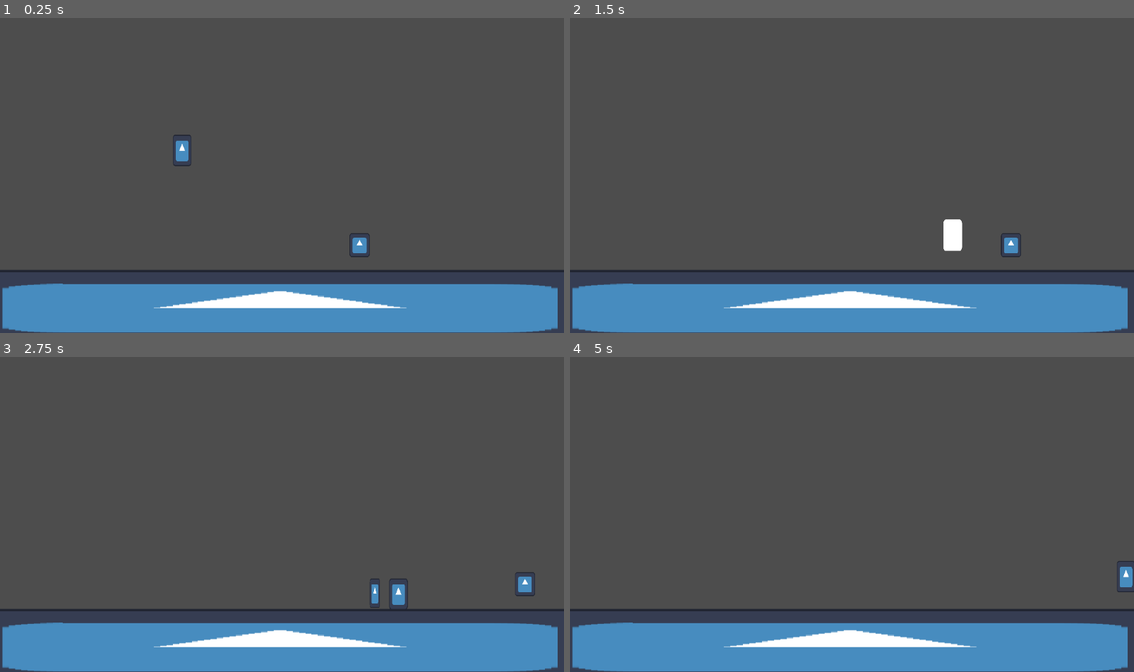
Above: before the commit, frames 1-4 (two rows, left to right).
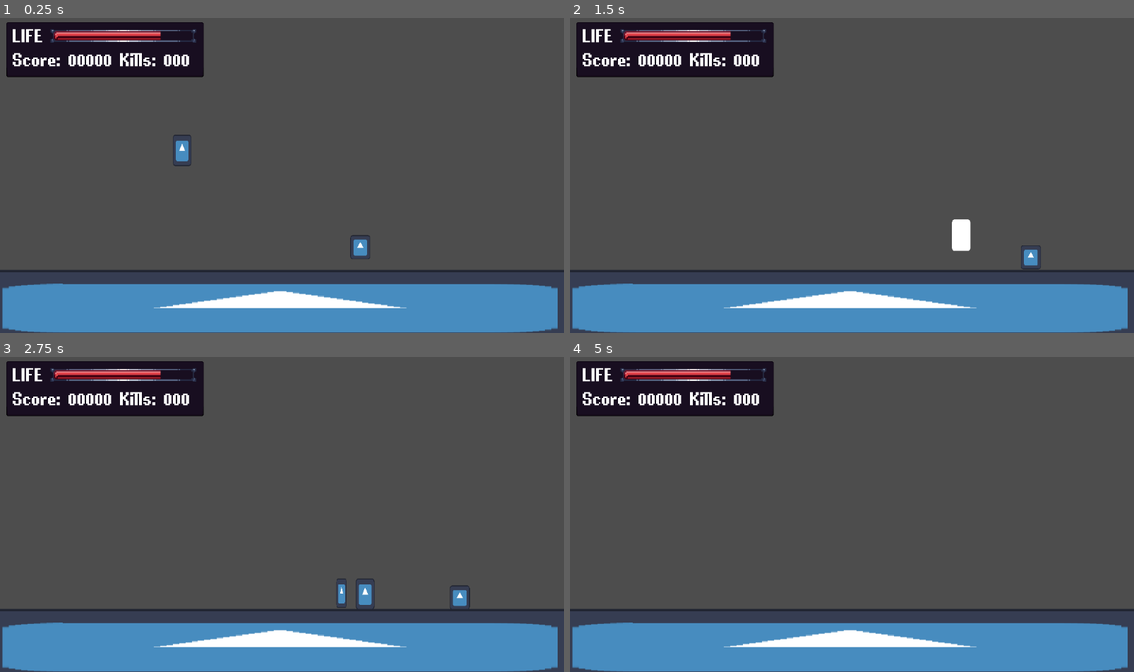
Above: after the commit, the same moments.

Repository: SamHam251/Tutle
Game: Godot game, scene res://scenes/game.tscn
Same seed, same stepped clock (60 frames per second), same inputs: the game is played once before the commit and once after it. The engine's default icon, where the game draws it, is replaced by a stand-in: a white triangle on a blue panel in a dark square.
Inputs (mouse positions are in pixels of both pictures, inside the frame that each line leads up to):
- Up to frame 1 (0.25 s): no input
- Up to frame 2 (1.5 s): tap Enter (ui_accept) at 0.5, 0.77 s; move the mouse to (976, 159) at 0.52 s; press the mouse at (976, 159) at 0.53 s; hold Right (ui_right) from 0.53 s (still down); move the mouse to (739, 191) at 1.27 s; release the mouse at (739, 191) at 1.28 s; right-click (739, 191) at 1.35 s
- Up to frame 3 (2.75 s): tap Enter (ui_accept) at 1.52 s; click (169, 530) at 1.55 s; move the mouse to (338, 445) at 2.02 s; release Right (ui_right) at 2.03 s; press the mouse at (338, 445) at 2.03 s; hold Left (ui_left) from 2.03 s (still down)
- Up to frame 4 (5 s): move the mouse to (823, 577) at 2.77 s; release Left (ui_left) at 2.78 s; release the mouse at (823, 577) at 2.78 s; hold Right (ui_right) 2.78-4.28 s; click (823, 577) at 2.85 s; tap Enter (ui_accept) at 3.02, 3.77, 4.25, 4.52 s; move the mouse to (1021, 561) at 3.52 s; press the mouse at (1021, 561) at 3.53 s; right-click (1021, 561) at 3.6 s; move the mouse to (682, 467) at 4.27 s; release the mouse at (682, 467) at 4.28 s; hold Left (ui_left) from 4.28 s (still down); click (682, 467) at 4.35 s

The runs differ from the first frame. In frame 1, 6.2% of the frame differs, in the area x 1-66%, y 1-77%; in frame 2, 6.7%; in frame 3, 6.9%, in the area x 1-95%, y 1-81%; in frame 4, 6.2%.

Commit message:
little bit of this little bit of that
whatever the fuck

Diff:
--- /dev/null
+++ b/assets/ui_label_settings.tres
@@ -0,0 +1,7 @@
+[gd_resource type="LabelSettings" format=3 uid="uid://dismhax8glg1o"]
+
+[ext_resource type="FontFile" uid="uid://c15qhfd8lcug1" path="res://assets/PixelPurl.ttf" id="1_rmovf"]
+
+[resource]
+font = ExtResource("1_rmovf")
+font_size = 48
--- a/scenes/enemy_testing.tscn
+++ b/scenes/enemy_testing.tscn
@@ -3,30 +3,31 @@
 [ext_resource type="Texture2D" uid="uid://barq67eed08is" path="res://icon.svg" id="1_ixrvs"]
 [ext_resource type="Script" uid="uid://cwjxbur18wy6m" path="res://scripts/enemy_testing.gd" id="1_qyon3"]
 
+[sub_resource type="RectangleShape2D" id="RectangleShape2D_g4v7s"]
+size = Vector2(38, 46)
+
 [sub_resource type="RectangleShape2D" id="RectangleShape2D_yf5fn"]
 size = Vector2(90, 89)
-
-[sub_resource type="RectangleShape2D" id="RectangleShape2D_g4v7s"]
-size = Vector2(42, 48)
 
 [node name="EnemyTesting" type="CharacterBody2D" unique_id=1303977691 groups=["SlashHitbox"]]
 script = ExtResource("1_qyon3")
 
-[node name="Hurtbox" type="Area2D" parent="." unique_id=1341506084]
-position = Vector2(0, 0.5)
-collision_layer = 5
-
-[node name="CollisionShape2D" type="CollisionShape2D" parent="Hurtbox" unique_id=793722092]
-shape = SubResource("RectangleShape2D_yf5fn")
-
-[node name="Sprite2D" type="Sprite2D" parent="Hurtbox" unique_id=576678312]
-position = Vector2(-1.4999981, -0.9999981)
+[node name="Sprite2D" type="Sprite2D" parent="." unique_id=576678312]
+position = Vector2(-2.3841858e-07, 2.9802322e-08)
 scale = Vector2(0.3203125, 0.3828125)
 texture = ExtResource("1_ixrvs")
 
 [node name="CollisionShape2D" type="CollisionShape2D" parent="." unique_id=1985271359]
-position = Vector2(-2, 0)
 shape = SubResource("RectangleShape2D_g4v7s")
+
+[node name="Hurtbox" type="Area2D" parent="." unique_id=1341506084]
+position = Vector2(0, 0.5)
+collision_layer = 4
+
+[node name="CollisionShape2D" type="CollisionShape2D" parent="Hurtbox" unique_id=793722092]
+position = Vector2(0, -0.5)
+shape = SubResource("RectangleShape2D_yf5fn")
+debug_color = Color(0.85, 0.34, 0.39099994, 0)
 
 [connection signal="body_entered" from="Hurtbox" to="." method="_on_hurtbox_body_entered"]
 [connection signal="body_exited" from="Hurtbox" to="." method="_on_hurtbox_body_exited"]
--- a/scenes/game.tscn
+++ b/scenes/game.tscn
@@ -1,5 +1,6 @@
 [gd_scene format=3 uid="uid://dsv1yaispraxf"]
 
+[ext_resource type="PackedScene" uid="uid://c5uepl5ppwyrn" path="res://scenes/ui.tscn" id="1_lbhrr"]
 [ext_resource type="Texture2D" uid="uid://barq67eed08is" path="res://icon.svg" id="1_uwrxv"]
 [ext_resource type="PackedScene" uid="uid://oy67rn0cumj3" path="res://scenes/player.tscn" id="2_yqjtg"]
 [ext_resource type="PackedScene" uid="uid://c1kkxundm2afe" path="res://scenes/enemy_testing.tscn" id="3_lnu2h"]
@@ -8,6 +9,8 @@
 size = Vector2(1650, 152)
 
 [node name="Game" type="Node2D" unique_id=1783197433]
+
+[node name="UI" parent="." unique_id=835666112 instance=ExtResource("1_lbhrr")]
 
 [node name="Floor" type="StaticBody2D" parent="." unique_id=708615000]
 
--- a/scenes/player.tscn
+++ b/scenes/player.tscn
@@ -7,16 +7,16 @@
 radius = 8.0
 
 [sub_resource type="RectangleShape2D" id="RectangleShape2D_g2els"]
-size = Vector2(74, 49.5)
+size = Vector2(112, 19)
 
-[sub_resource type="RectangleShape2D" id="RectangleShape2D_qhqgy"]
-size = Vector2(44, 29)
+[sub_resource type="CircleShape2D" id="CircleShape2D_cvvuu"]
+radius = 25.019993
+
+[sub_resource type="RectangleShape2D" id="RectangleShape2D_2fjjf"]
+size = Vector2(76, 69)
 
 [sub_resource type="RectangleShape2D" id="RectangleShape2D_dqkch"]
-size = Vector2(44, 29)
-
-[sub_resource type="RectangleShape2D" id="RectangleShape2D_g4v7s"]
-size = Vector2(74, 49.5)
+size = Vector2(54, 64)
 
 [sub_resource type="CapsuleShape2D" id="CapsuleShape2D_cvvuu"]
 radius = 5.0
@@ -38,8 +38,14 @@
 monitoring = false
 
 [node name="CollisionShape2D" type="CollisionShape2D" parent="RightSlash" unique_id=101777484]
-position = Vector2(43, -10.25)
+position = Vector2(56, 0)
 shape = SubResource("RectangleShape2D_g2els")
+debug_color = Color(0, 0.09411765, 0.7019608, 0.15686275)
+
+[node name="CollisionShape2D2" type="CollisionShape2D" parent="RightSlash" unique_id=354925718]
+position = Vector2(24, 0)
+shape = SubResource("CircleShape2D_cvvuu")
+debug_color = Color(0, 0.09411765, 0.7019608, 0.15686275)
 
 [node name="RightSlashSprite" type="Sprite2D" parent="RightSlash" unique_id=1746345610]
 visible = false
@@ -51,23 +57,25 @@
 collision_mask = 4
 monitoring = false
 
-[node name="CollisionShape2D" type="CollisionShape2D" parent="UpSlash" unique_id=2042208991]
-position = Vector2(0, -29)
-shape = SubResource("RectangleShape2D_qhqgy")
-
 [node name="UpSlashSprite" type="Sprite2D" parent="UpSlash" unique_id=956384904]
 visible = false
 position = Vector2(-1, -40)
 scale = Vector2(0.14843753, 0.07812502)
 texture = ExtResource("1_4flbx")
 
+[node name="CollisionShape2D" type="CollisionShape2D" parent="UpSlash" unique_id=794808410]
+position = Vector2(0, -24.5)
+shape = SubResource("RectangleShape2D_2fjjf")
+debug_color = Color(0.28000006, 0, 0.7, 0.18039216)
+
 [node name="Pogo" type="Area2D" parent="." unique_id=1905850997 groups=["SlashHitbox"]]
 collision_mask = 4
 monitoring = false
 
 [node name="CollisionShape2D" type="CollisionShape2D" parent="Pogo" unique_id=450202284]
-position = Vector2(0, 28)
+position = Vector2(0, 7)
 shape = SubResource("RectangleShape2D_dqkch")
+debug_color = Color(0.7, 0, 0.53666645, 0.18039216)
 
 [node name="DownslashSprite" type="Sprite2D" parent="Pogo" unique_id=449076642]
 visible = false
@@ -80,8 +88,14 @@
 monitoring = false
 
 [node name="CollisionShape2D" type="CollisionShape2D" parent="LeftSlash" unique_id=2028553016]
-position = Vector2(-43, -10.25)
-shape = SubResource("RectangleShape2D_g4v7s")
+position = Vector2(-56, 0)
+shape = SubResource("RectangleShape2D_g2els")
+debug_color = Color(0, 0.7019608, 0.39607844, 0.27450982)
+
+[node name="CollisionShape2D2" type="CollisionShape2D" parent="LeftSlash" unique_id=1147528392]
+position = Vector2(-25, 0)
+shape = SubResource("CircleShape2D_cvvuu")
+debug_color = Color(0, 0.7019608, 0.39607844, 0.27450982)
 
 [node name="LeftSlashSprite" type="Sprite2D" parent="LeftSlash" unique_id=1276492225]
 visible = false
--- a/scenes/ui.tscn
+++ b/scenes/ui.tscn
@@ -1,11 +1,9 @@
 [gd_scene format=3 uid="uid://c5uepl5ppwyrn"]
 
 [ext_resource type="Texture2D" uid="uid://yh5esb1g2tqy" path="res://assets/sprites/ui_bg.png" id="1_nt7q6"]
-[ext_resource type="FontFile" uid="uid://c15qhfd8lcug1" path="res://assets/PixelPurl.ttf" id="2_x4jx1"]
-
-[sub_resource type="LabelSettings" id="LabelSettings_cvvuu"]
-font = ExtResource("2_x4jx1")
-font_size = 48
+[ext_resource type="LabelSettings" uid="uid://dismhax8glg1o" path="res://assets/ui_label_settings.tres" id="2_gdt2y"]
+[ext_resource type="Texture2D" uid="uid://0g2i1c44smtt" path="res://assets/sprites/healthbar/Bar/empty health bar.png" id="3_gdt2y"]
+[ext_resource type="Texture2D" uid="uid://qyno4lqa6dde" path="res://assets/sprites/healthbar/Health/health.png" id="4_wm3ai"]
 
 [node name="UI" type="Control" unique_id=835666112]
 layout_mode = 3
@@ -19,19 +17,43 @@
 layout_mode = 0
 offset_left = 13.0
 offset_top = 13.0
-offset_right = 449.0
-offset_bottom = 68.0
+offset_right = 416.0
+offset_bottom = 125.0
 texture = ExtResource("1_nt7q6")
 patch_margin_left = 5
 patch_margin_top = 5
 patch_margin_right = 5
 patch_margin_bottom = 5
 
-[node name="Label" type="Label" parent="." unique_id=1105899025]
+[node name="LifeLabel" type="Label" parent="NinePatchRect" unique_id=1105899025]
 layout_mode = 0
-offset_left = 26.0
-offset_top = 22.0
-offset_right = 89.0
-offset_bottom = 63.0
+offset_left = 13.0
+offset_top = 9.0
+offset_right = 76.0
+offset_bottom = 50.0
 text = "LIFE"
-label_settings = SubResource("LabelSettings_cvvuu")
+label_settings = ExtResource("2_gdt2y")
+
+[node name="AspectRatioContainer" type="AspectRatioContainer" parent="NinePatchRect" unique_id=1928356367]
+layout_mode = 0
+offset_left = 87.99999
+offset_top = 9.0
+offset_right = 216.0
+offset_bottom = 25.0
+scale = Vector2(2.36, 2.36)
+alignment_horizontal = 0
+
+[node name="TextureProgressBar" type="TextureProgressBar" parent="NinePatchRect/AspectRatioContainer" unique_id=1075859814]
+layout_mode = 2
+value = 75.0
+texture_under = ExtResource("3_gdt2y")
+texture_progress = ExtResource("4_wm3ai")
+
+[node name="Label" type="Label" parent="NinePatchRect" unique_id=1284238131]
+layout_mode = 0
+offset_left = 13.0
+offset_top = 58.0
+offset_right = 115.0
+offset_bottom = 99.0
+text = "Score: 00000 Kills: 000"
+label_settings = ExtResource("2_gdt2y")
--- a/scripts/enemy_testing.gd
+++ b/scripts/enemy_testing.gd
@@ -1,7 +1,7 @@
 extends CharacterBody2D
 class_name Enemy
 var in_range = false
-@export var health = 100
+@export var health = 1000
 var knockback_vel = Vector2.ZERO
 var move = 15
 
@@ -18,10 +18,12 @@
 
 #this is for the walking, jumping, gravity, and the knockback
 func _physics_process(delta: float) -> void:
+
+	knockback_vel = knockback_vel.move_toward(Vector2.ZERO, 800.0*delta)
+	velocity = knockback_vel
+	# Add the gravity.
 	if not is_on_floor():
 		velocity += get_gravity() * delta
-	knockback_vel = knockback_vel.move_toward(Vector2.ZERO, 800.0*delta)
-	velocity = knockback_vel
 	move_and_slide()
 
 #this just determines if your in range to parry the monster
Binary file added: assets/sprites/healthbar/Bar/empty health bar.png
Not shown, added: assets/sprites/healthbar/Bar/empty health bar.png.import
Binary file added: assets/sprites/healthbar/Health/health.png
Not shown, added: assets/sprites/healthbar/Health/health.png.import
Binary file added: assets/sprites/healthbar/Health/no health.png
Not shown, added: assets/sprites/healthbar/Health/no health.png.import
